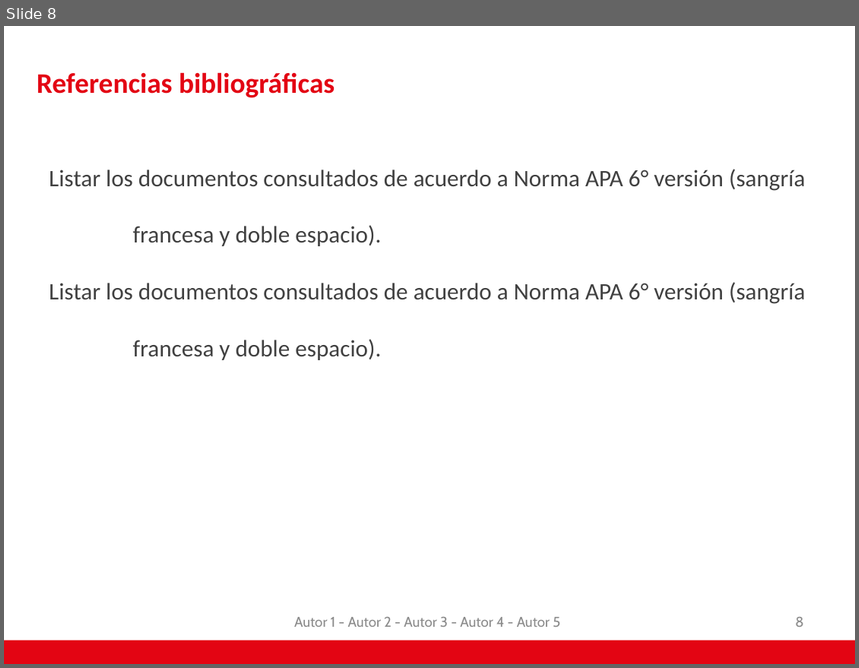
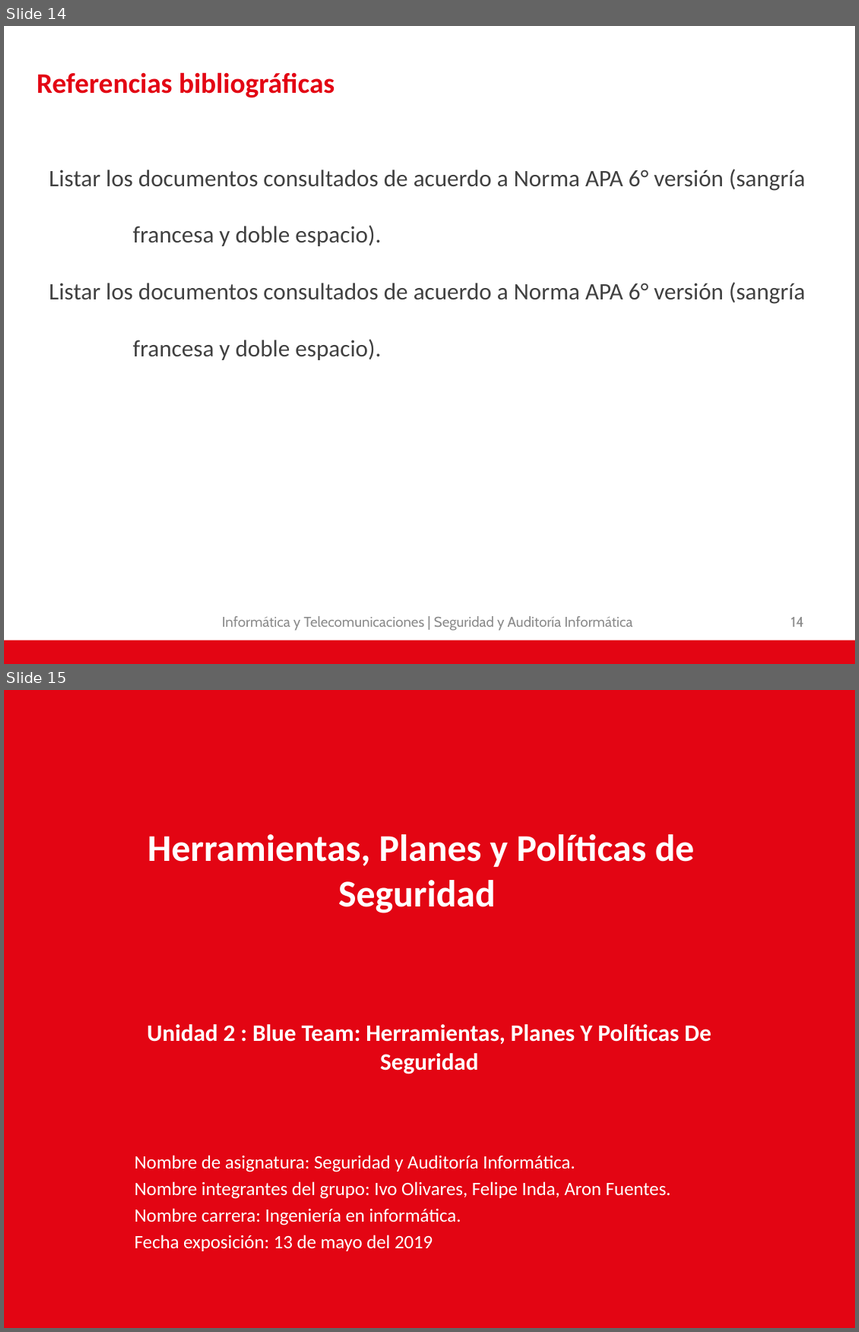
Before and after one commit to AdNNNN/inacap.2019, a slide deck: trabajos.inacap.2019/Seguridad y auditoria informática/Unidad 2/Problematica - Empresa JetBlack II.pptx. Shown one above the other, each under a label of ours: slide 8 before the commit, slides 14 and 15 after it. The pictures are 859x668 and 859x1332 pixels, drawn with LibreOffice and Linux fonts; fonts in the diff are those of the drawing; background and template pictures are left out. Boxes give left, top, right and bottom in pixels: in the first picture for what was removed or moved away, otherwise in the second. Text is boxed around its words. In the diff, an @@ line names an element or a change of style, - is before the commit and + after.

Commit message:
Se actualiza PPT Seguridad

```diff
--- a/trabajos.inacap.2019/Seguridad y auditoria informática/Unidad 2/Problematica - Empresa JetBlack II.pptx
+++ b/trabajos.inacap.2019/Seguridad y auditoria informática/Unidad 2/Problematica - Empresa JetBlack II.pptx
@@ slide 15 added at box(4, 690, 855, 1328), background #E30513 @@
@@ title added at box(148, 834, 695, 913), 32 pt, text #FFFFFF, bold @@
+Herramientas, Planes y Políticas de Seguridad
@@ subtitle added at box(147, 1024, 712, 1075), 20 pt, text #FFFFFF, bold @@
+Unidad 2 : Blue Team: Herramientas, Planes Y Políticas De Seguridad
@@ text added at box(135, 1155, 671, 1252), 16 pt, text #FFFFFF @@
+Nombre de asignatura: Seguridad y Auditoría Informática.
+Nombre integrantes del grupo: Ivo Olivares, Felipe Inda, Aron Fuentes.
+Nombre carrera: Ingeniería en informática.
+Fecha exposición: 13 de mayo del 2019
@@ what was slide 8 is now slide 14 @@
@@ slide 14 changed as well @@
@@ text at box(222, 617, 633, 631): text changed @@
-Autor 1 - Autor 2 - Autor 3 - Autor 4 - Autor 5
+Informática y Telecomunicaciones | Seguridad y Auditoría Informática
@@ page number at box(791, 617, 804, 627): text changed @@
-8
+14
```
Also in this commit, not shown: 2 other slides changed, 10 other slides added, 5 slides removed.
